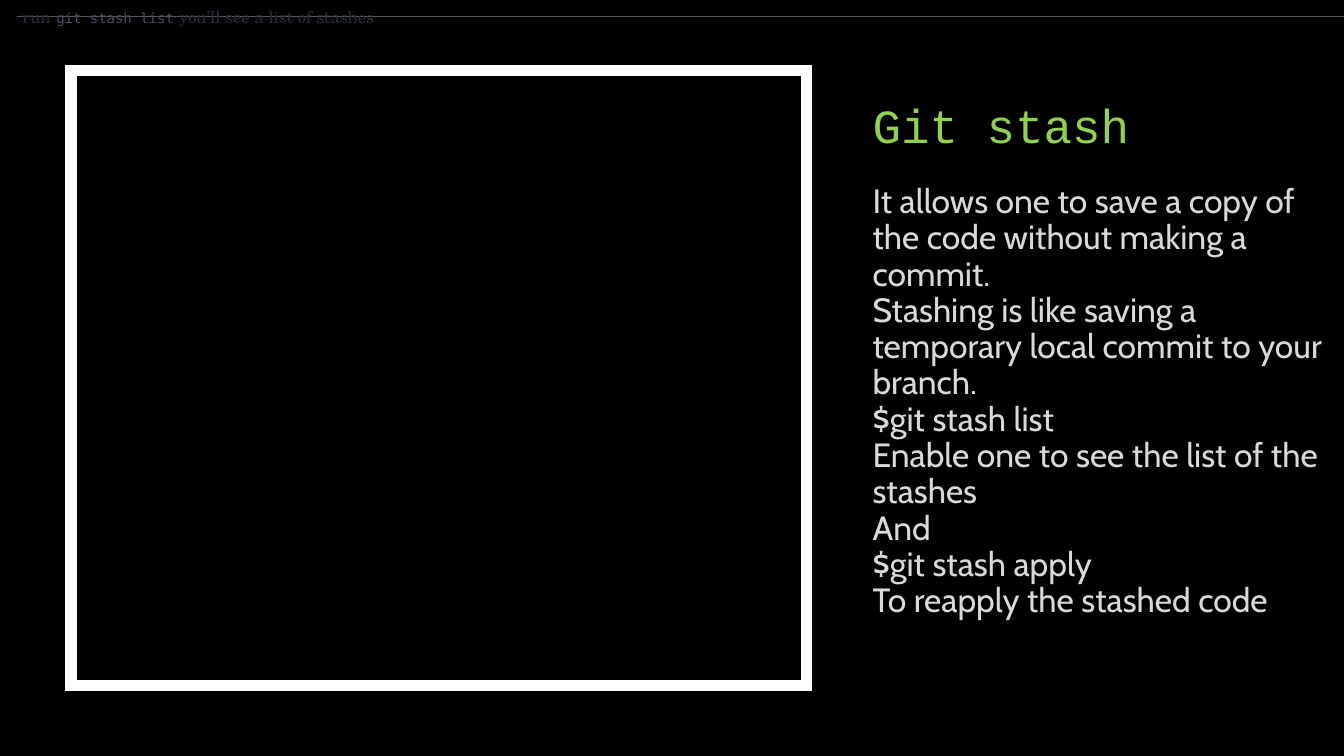
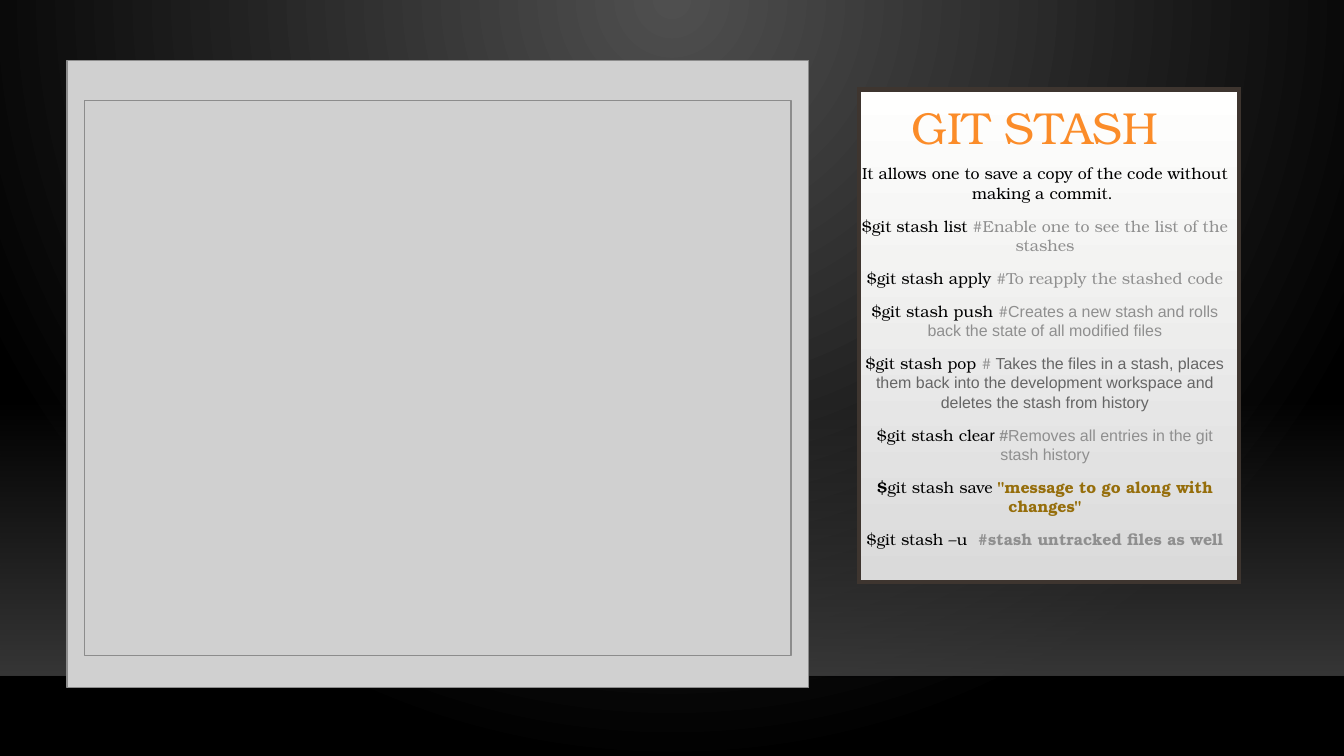
Before and after one commit to gwydion67/KOSS-presentation, a slide deck: slide 10 of New Git Concepts.pptx. Drawn at 1344x756 pixels with LibreOffice and Linux fonts; fonts in the diff are those of the drawing; grey boxes stand for pictures; background and template pictures are left out. Boxes give left, top, right and bottom in pixels: in the first picture for what was removed or moved away, otherwise in the second. Text is boxed around its words. In the diff, an @@ line names an element or a change of style, - is before the commit and + after.

Commit message:
adding new slides

```diff
--- a/New Git Concepts.pptx
+++ b/New Git Concepts.pptx
@@ background #000000 to gradient #505050 to #000000 @@
@@ text removed at box(22, 11, 374, 26) @@
-run git stash list you’ll see a list of stashes
@@ picture added at box(67, 60, 809, 688) @@
@@ rectangle removed at box(71, 71, 807, 686) @@
@@ picture added at box(85, 100, 791, 655) @@
@@ rectangle added at box(859, 90, 1239, 582), fill gradient #DADADA to #FFFFFE, outline #3E352F 3 pt @@
@@ title at box(911, 113, 1158, 145): text changed; size 34 to 32 pt; font Courier New to TeX Gyre Bonum; text colour #92D050 to #FB8C29 @@
-Git stash
+GIT STASH
@@ text "It allows one to save ...": place and size @@
-text "It allows one to save ..." at box(873, 187, 1321, 620)
+text "It allows one to save ..." at box(862, 167, 1228, 549)
@@ text at box(862, 167, 1228, 203): size 24 to 11.4 pt, font Cabin to TeX Gyre Bonum, text colour #D9D9D9 to #000000 in "It allows one to save a copy ..."; alignment left to centre; line spacing 0.9 to 1; more space between paragraphs @@
@@ text at box(862, 219, 1228, 549): text changed; size 24 to 11.4 pt; font Cabin to TeX Gyre Bonum; text colour #D9D9D9 to #8F8F8F @@
-Stashing is like saving a temporary local commit to your branch.
-$git stash list
-Enable one to see the list of the stashes
-And
-$git stash apply
-To reapply the stashed code
+$git stash list #Enable one to see the list of the stashes
+$git stash apply #To reapply the stashed code
+$git stash push #Creates a new stash and rolls back the state of all modified files
+$git stash pop # Takes the files in a stash, places them back into the development workspace and deletes the stash from history
+$git stash clear #Removes all entries in the git stash history
+$git stash save "message to go along with changes"
+$git stash –u #stash untracked files as well
@@ rectangle added at box(0, 399, 1344, 676), fill gradient #454545 @@
@@ line added from (0, 677) to (1344, 677), #000001 1 pt @@
```
Also in this commit, not shown: 9 other slides changed, 6 slides added, 6 slides removed, 1 other file.
